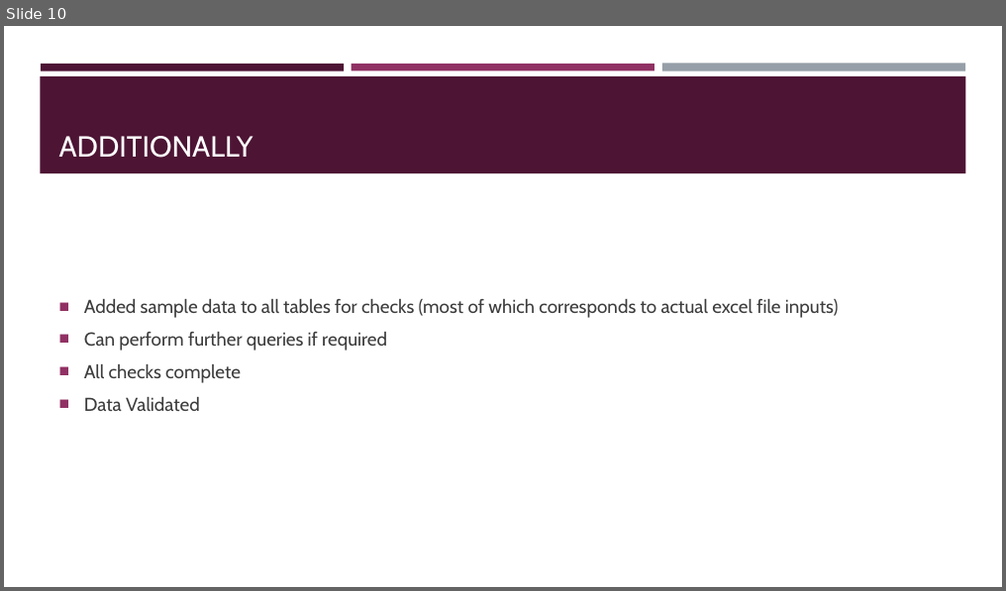
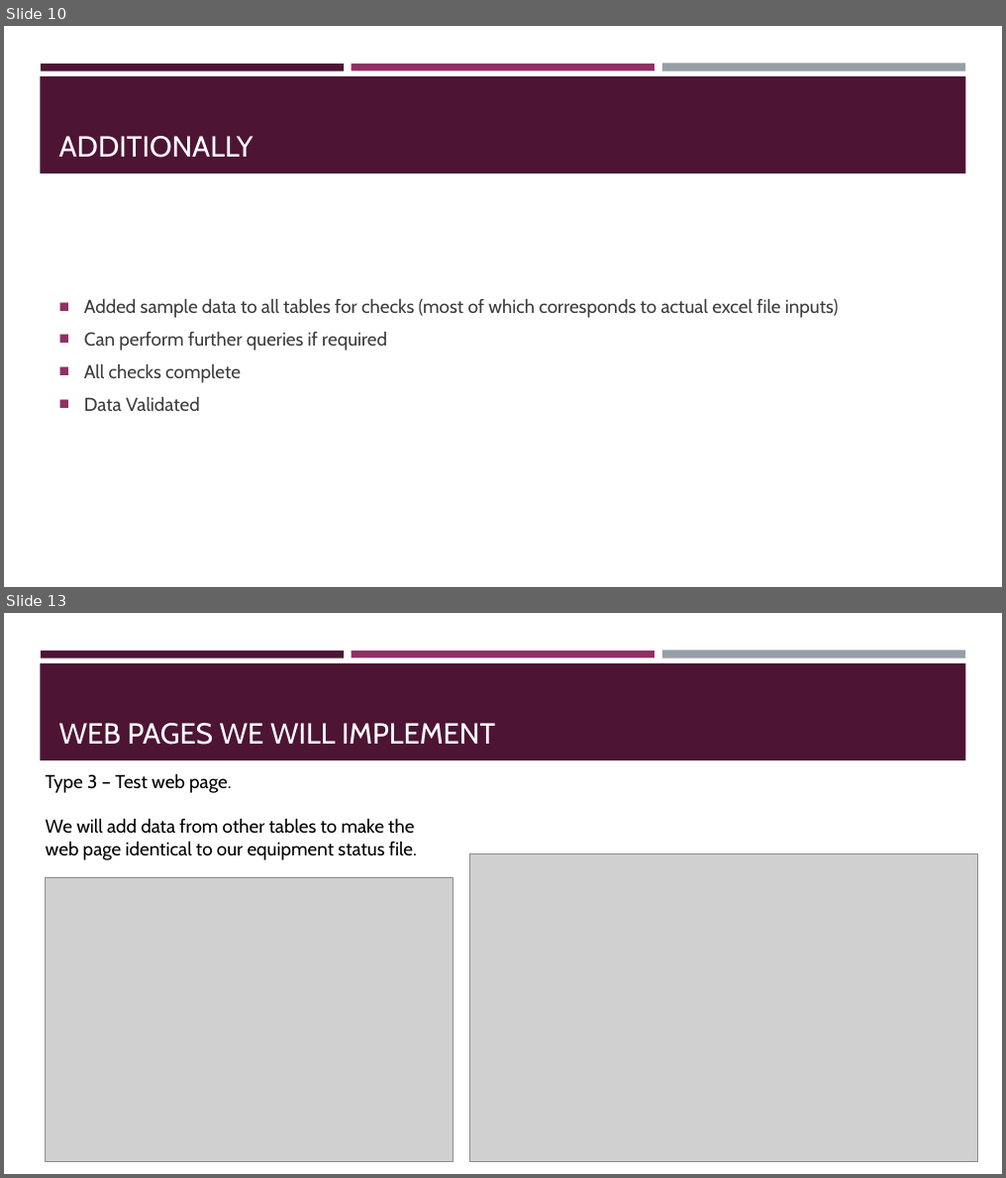
Before and after one commit to LaplaceDM/HanonSystemsDatabase, a slide deck: Documentation/Database.pptx. Shown one above the other, each under a label of ours: slide 10 before the commit, slides 10 and 13 after it; the slides between them are not shown. The pictures are 1006x591 and 1006x1178 pixels, drawn with LibreOffice and Linux fonts; fonts in the diff are those of the drawing; grey boxes stand for pictures. Boxes give left, top, right and bottom in pixels: in the first picture for what was removed or moved away, otherwise in the second. Text is boxed around its words. In the diff, an @@ line names an element or a change of style, - is before the commit and + after.

```diff
--- a/Documentation/Database.pptx
+++ b/Documentation/Database.pptx
@@ slide 13 added at (x1=4, y1=613, x2=1002, y2=1174), background #FFFFFF; not listed: 4 template elements that a slide beside it also shows @@
@@ title added at (x1=59, y1=723, x2=495, y2=745), 28 pt, text #FFFFFF @@
+WEB PAGES WE WILL IMPLEMENT
@@ text added at (x1=46, y1=773, x2=417, y2=861), 18 pt, text #000000 @@
+Type 3 – Test web page.
+We will add data from other tables to make the web page identical to our equipment status file.
@@ picture added at (x1=45, y1=877, x2=453, y2=1162) @@
@@ picture added at (x1=470, y1=854, x2=978, y2=1162) @@
```
Also in this commit, not shown: 4 other slides added, 2 other files.
